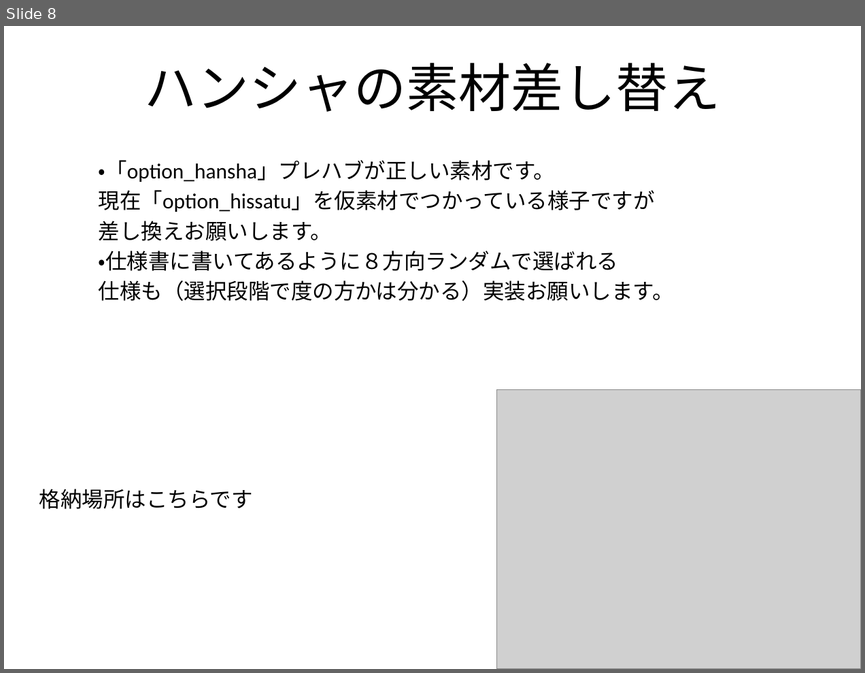
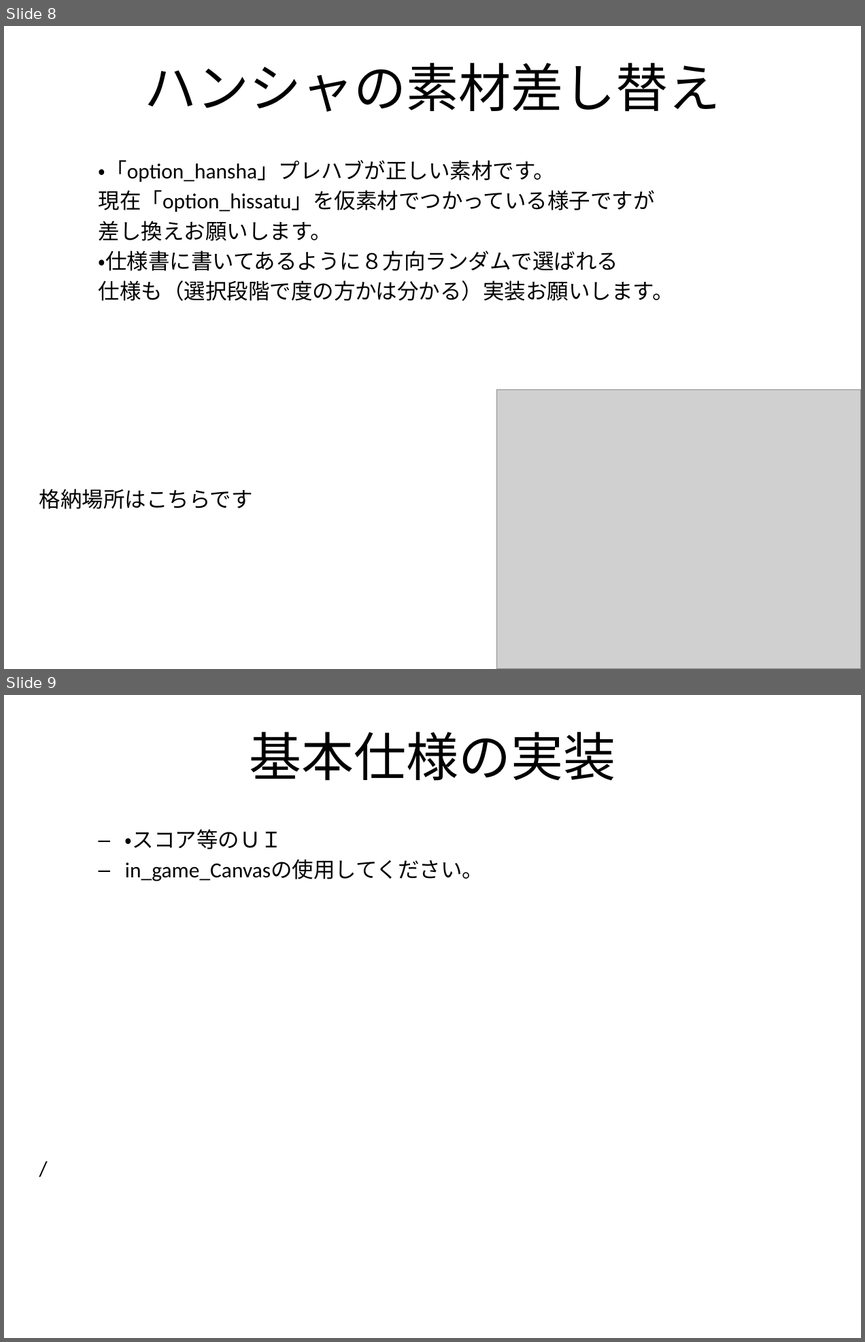
Before and after one commit to flash-kudo/shooting-01, a slide deck: project/資料/スマホ最適化縦STG_修正要望.pptx. Shown one above the other, each under a label of ours: slide 8 before the commit, slides 8 and 9 after it. The pictures are 865x673 and 865x1342 pixels, drawn with LibreOffice and Linux fonts; fonts in the diff are those of the drawing; grey boxes stand for pictures. Boxes give left, top, right and bottom in pixels: in the first picture for what was removed or moved away, otherwise in the second. Text is boxed around its words. In the diff, an @@ line names an element or a change of style, - is before the commit and + after.

Commit message:
修正要望in_game_Canvas使用おねがいします。

```diff
--- a/project/資料/スマホ最適化縦STG_修正要望.pptx
+++ b/project/資料/スマホ最適化縦STG_修正要望.pptx
@@ slide 9 added at bbox=[4, 695, 861, 1338], background #FFFFFF @@
@@ title added at bbox=[249, 732, 615, 781], 44 pt, text #000000 @@
+基本仕様の実装
@@ text added at bbox=[125, 829, 483, 881], 18 pt, text #000000 @@
+  – ・スコア等のＵＩ
+  – in_game_Canvasの使用してください。
@@ text added at bbox=[31, 1150, 485, 1184], 18 pt, text #000000 @@
+/
```
